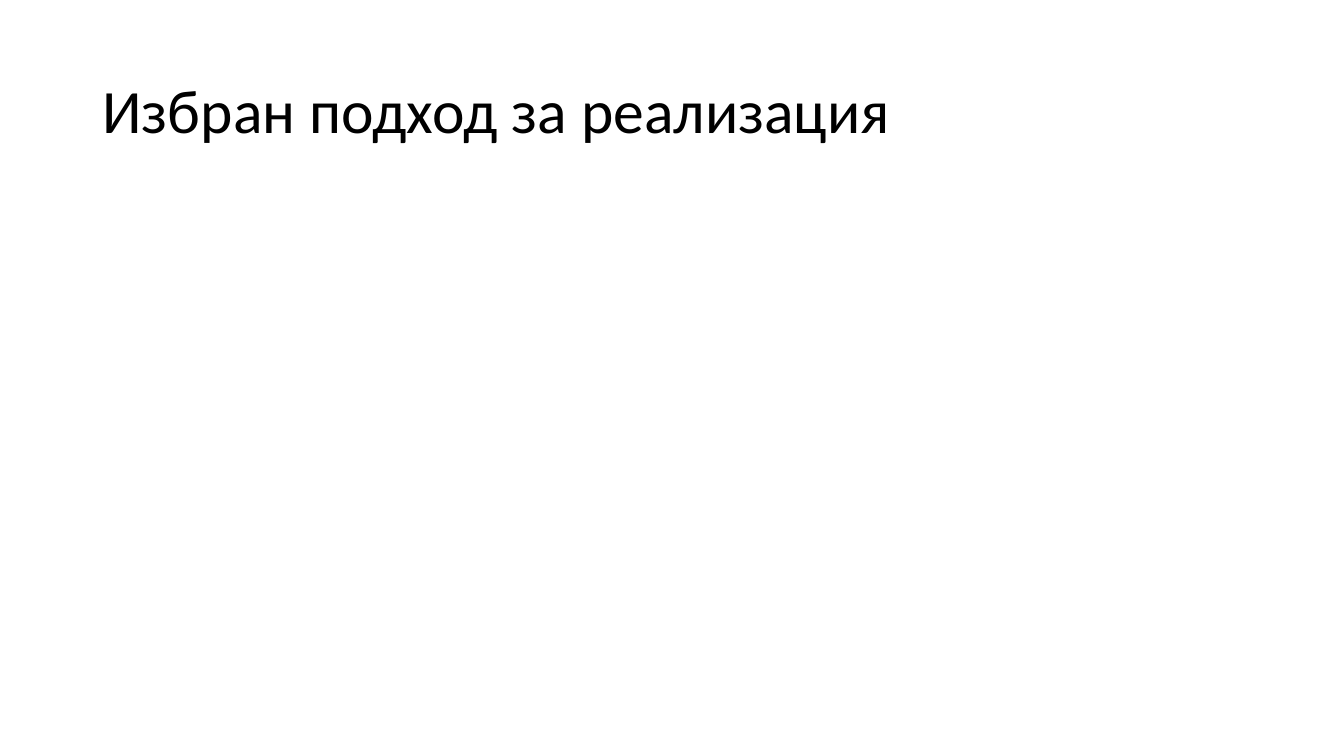
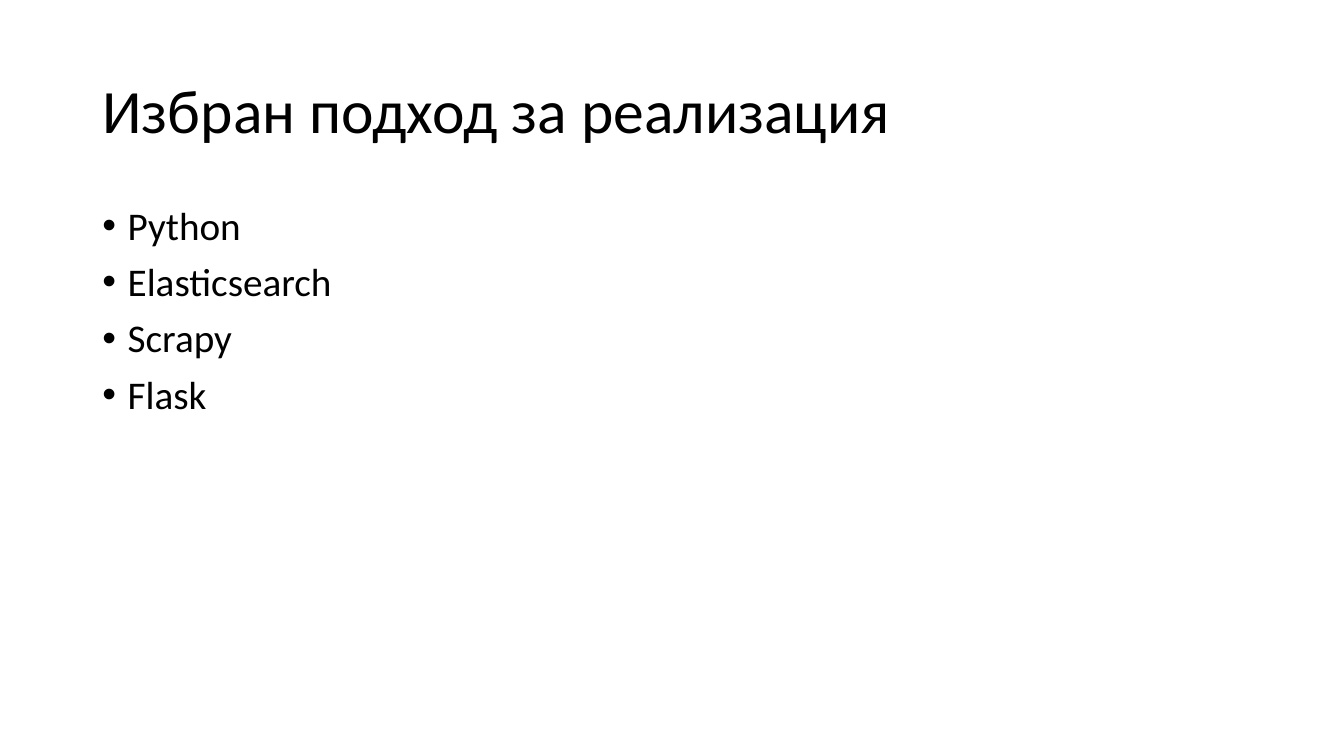
Before and after one commit to ivanovx/fmi-informational-retrieval, a slide deck: slide 5 of Проект.pptx (slide 4 before the commit). Drawn at 1344x756 pixels with LibreOffice and Linux fonts; fonts in the diff are those of the drawing. Boxes give left, top, right and bottom in pixels: in the first picture for what was removed or moved away, otherwise in the second. Text is boxed around its words. In the diff, an @@ line names an element or a change of style, - is before the commit and + after.

```diff
--- a/Проект.pptx
+++ b/Проект.pptx
@@ text added at bbox=[128, 212, 332, 410], 28 pt, text #000000 @@
+• Python
+• Elasticsearch
+• Scrapy
+• Flask
```
Also in this commit, not shown: 2 other slides changed, 2 slides added.
